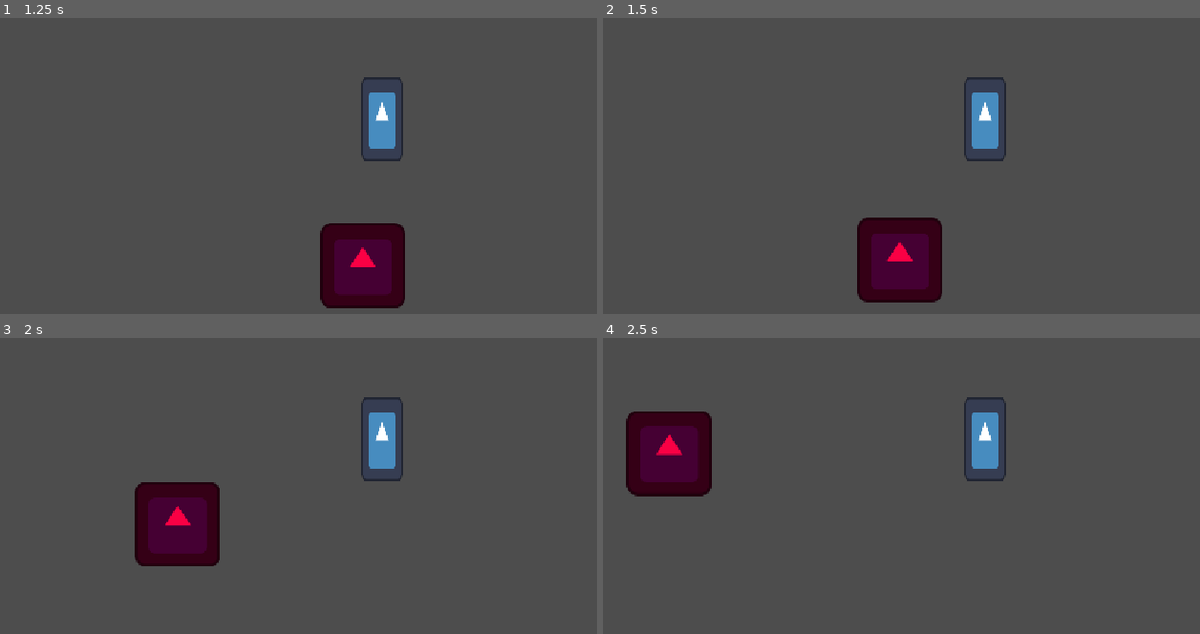
Above: before the commit, frames 1-4 (two rows, left to right).
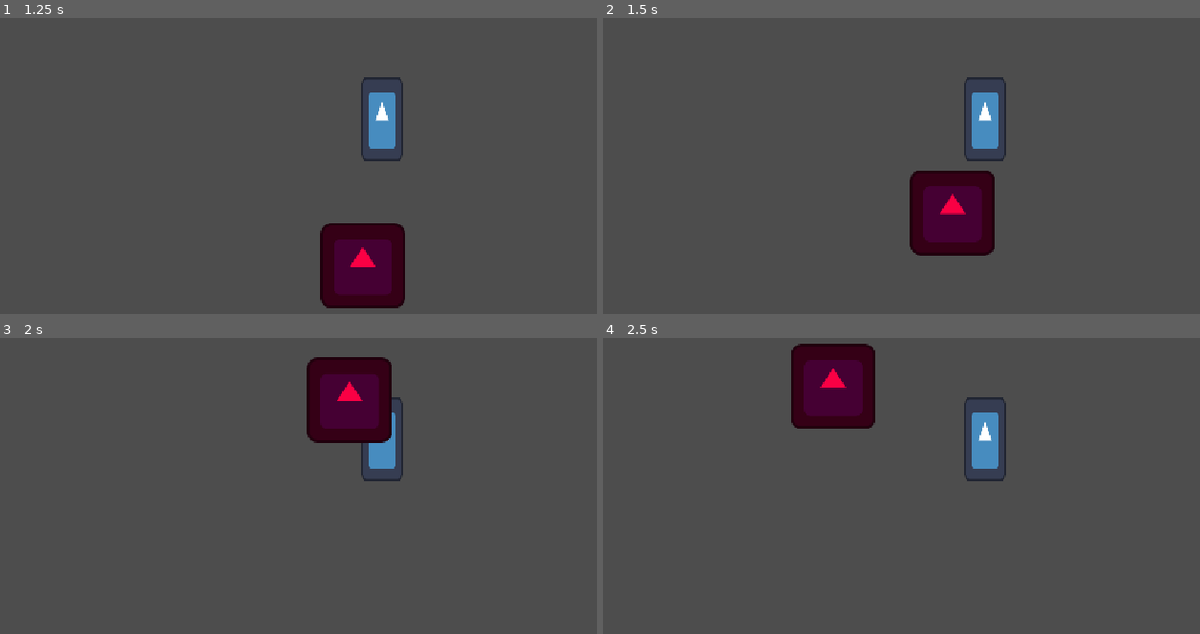
Above: after the commit, the same moments.

Repository: Jiwwie/gymnasiearbete
Game: Godot game, scene res://world/rooms/house.tscn
Same seed, same stepped clock (60 frames per second), same inputs: the game is played once before the commit and once after it. The engine's default icon, where the game draws it, is replaced by a stand-in: a white triangle on a blue panel in a dark square.
Inputs:
- Up to frame 1 (1.25 s): tap Enter at 0.5 s; hold D (move_right) from 0.53 s (still down)
- Up to frame 2 (1.5 s): release D (move_right) at 1.28 s; hold S (move_down) from 1.28 s (still down)
- Up to frame 3 (2 s): keep holding S (move_down)
- Up to frame 4 (2.5 s): release S (move_down) at 2.03 s; hold D (move_right) from 2.03 s (still down)

Frame 1 is identical in both runs. In frame 2, 7.2% of the frame differs, in the area x 42-66%, y 51-97%; in frame 3, 8.1%, in the area x 22-66%, y 6-78%; in frame 4, 8.1%.

Commit message:
Update player.gd

Diff:
--- a/scripts/player.gd
+++ b/scripts/player.gd
@@ -6,16 +6,17 @@
 	pass
 
 func _process(delta: float) -> void:
+	var velocity = Vector2.ZERO
 	if Input.is_action_pressed("move_right"):
-		velocity.x += speed*delta
+		velocity.x += 1
 	if Input.is_action_pressed("move_left"):
-		velocity.x -= speed*delta
+		velocity.x -= 1
 	if Input.is_action_pressed("move_up"):
-		velocity.y -= speed*delta
+		velocity.y -= 1
 	if Input.is_action_pressed("move_down"):
-		velocity.y += speed*delta
+		velocity.y += 1
 
 	if velocity.length() > 0:
 		velocity = velocity.normalized() * speed
 
-	move_and_slide()
+	position += velocity*delta
